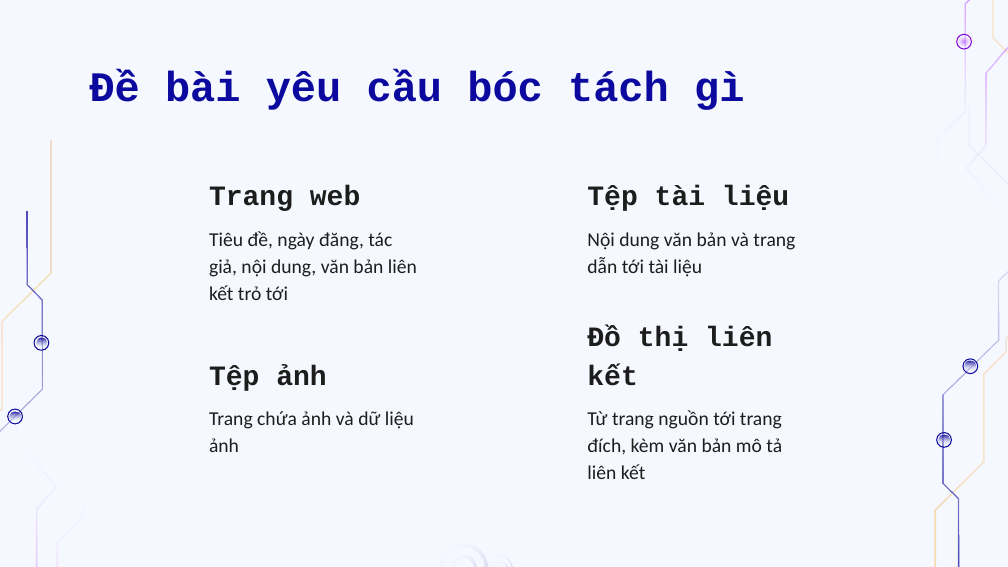
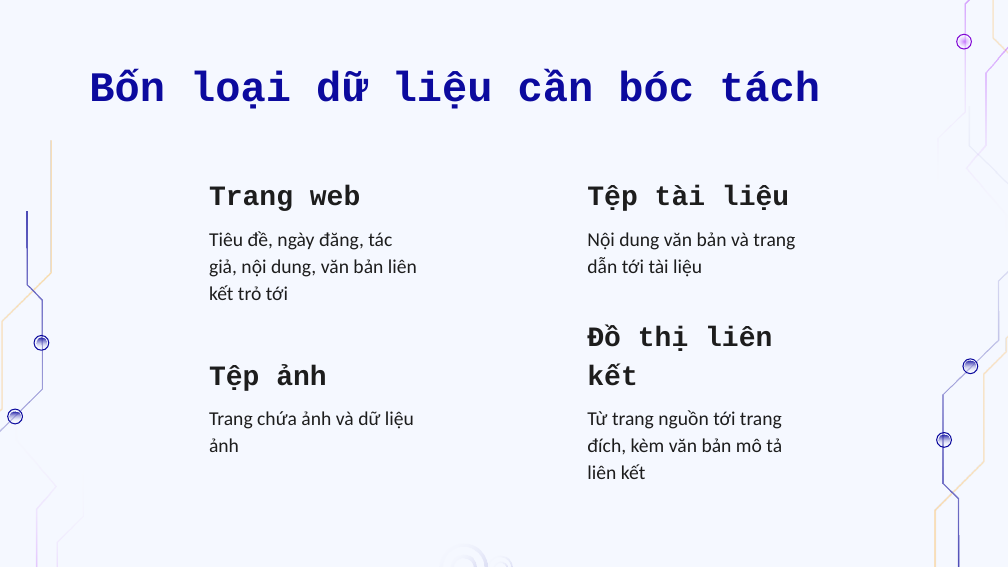
Before and after one commit to doanan293/WebCorpusPipeline, a slide deck: slide 4 of docs/presentation/BAT-thu-thap-boc-tach-tim-kiem.pptx. Drawn at 1008x567 pixels with LibreOffice and Linux fonts; fonts in the diff are those of the drawing; background and template pictures are left out. Boxes give left, top, right and bottom in pixels: in the first picture for what was removed or moved away, otherwise in the second. Text is boxed around its words. In the diff, an @@ line names an element or a change of style, - is before the commit and + after.

```diff
--- a/docs/presentation/BAT-thu-thap-boc-tach-tim-kiem.pptx
+++ b/docs/presentation/BAT-thu-thap-boc-tach-tim-kiem.pptx
@@ title at [89, 70, 820, 109]: text changed @@
-Đề bài yêu cầu bóc tách gì
+Bốn loại dữ liệu cần bóc tách
```
Also in this commit, not shown: 4 other slides changed, 3 slides added, 1 slide removed, 3 other files.
